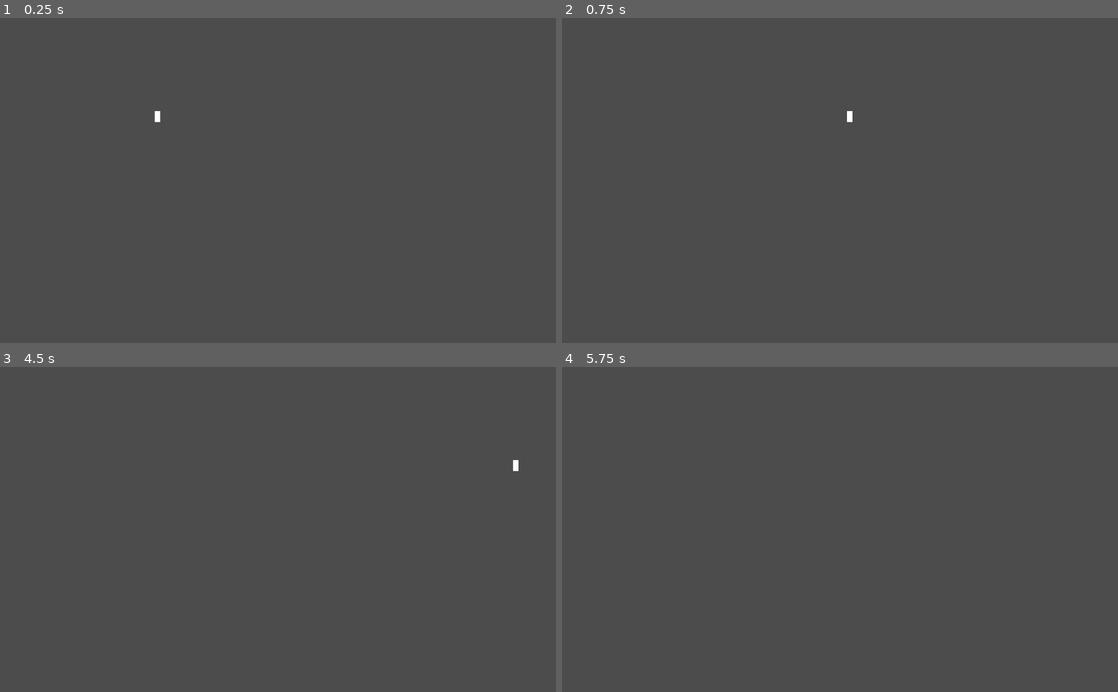
Above: before the commit, frames 1-4 (two rows, left to right).
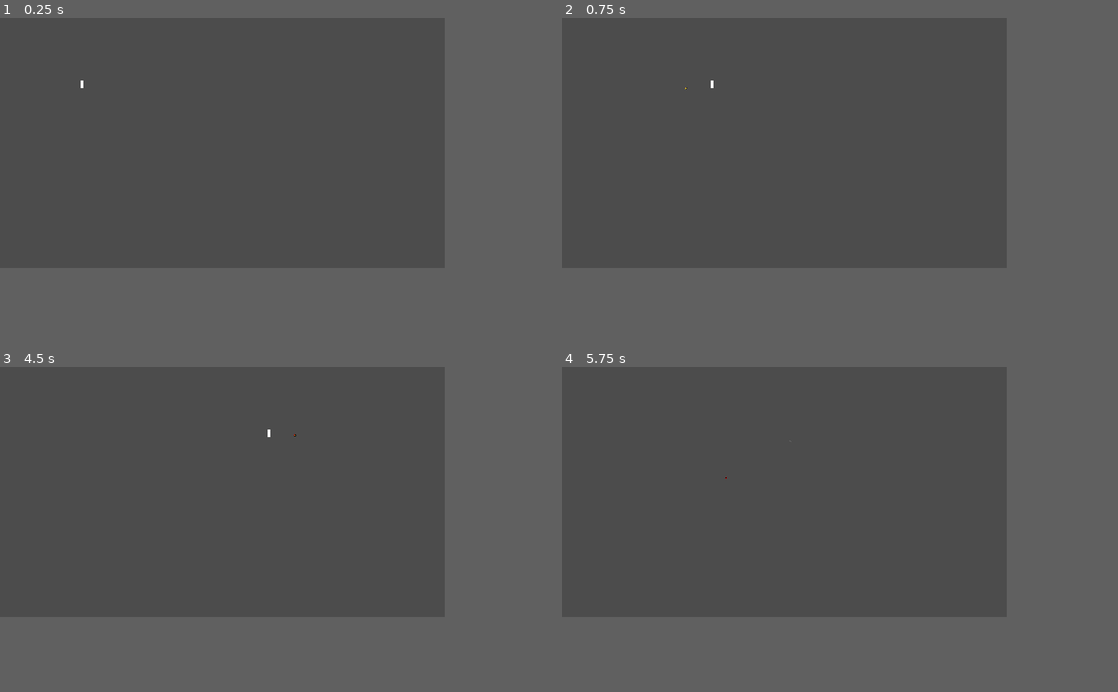
Above: after the commit, the same moments.

Repository: Gladys-Magni/Magni
Game: Godot game, scene res://Game.tscn
The game is run twice, just before and just after one commit, with the same random seed, the same clock (stepped at 60 frames per second) and the same inputs.
Inputs (mouse positions are in pixels of both pictures, inside the frame that each line leads up to):
- Up to frame 1 (0.25 s): no input
- Up to frame 2 (0.75 s): tap Enter at 0.5 s; move the mouse to (962, 164) at 0.52 s; hold D (right) from 0.53 s (still down); click (962, 164) at 0.6 s
- Up to frame 3 (4.5 s): move the mouse to (166, 545) at 1.27 s; release D (right) at 1.28 s; hold S (backward) 1.28-2.03 s; click (166, 545) at 1.35 s; tap Space at 2, 3.5 s; move the mouse to (333, 458) at 2.02 s; hold D (right) 2.03-2.78 s; click (333, 458) at 2.1 s; tap Enter at 2.75 s; move the mouse to (250, 594) at 2.77 s; hold W (forward) 2.78-3.53 s; click (250, 594) at 2.85 s; move the mouse to (444, 578) at 3.52 s; hold A (left) from 3.53 s (still down); click (444, 578) at 3.6 s; move the mouse to (111, 480) at 4.27 s; click (111, 480) at 4.35 s
- Up to frame 4 (5.75 s): move the mouse to (867, 529) at 5.02 s; release A (left) at 5.03 s; hold S (backward) from 5.03 s (still down); click (867, 529) at 5.1 s
In our replay, the window is 800x468 before the commit and 640x360 after it. These sizes can differ from the game's own. Grey fills any space a smaller window leaves; there, only what the larger window draws over its background counts as a difference.

The runs differ from the first frame. In frame 1, less than 0.1% of the frame differs, in the area x 14-29%, y 19-33%; in frame 2, less than 0.1%; in frame 3, less than 0.1%; in frame 4, less than 0.1%.

Commit message:
projectile

Diff:
--- /dev/null
+++ b/project/CannonBall.gd
@@ -0,0 +1,59 @@
+extends Node2D
+
+onready var explosion= $Explosion
+onready var spr = $Sprite
+# Declare member variables here. Examples:
+# var a = 2
+# var b = "text"
+var exploding=false
+var movement=Vector2()
+var startpos=Vector2()
+const SPEED = 50
+const distructiondistance=30
+func _length(var vec):
+	return sqrt(vec.x*vec.x+vec.y*vec.y)
+func _explode():
+	spr.hide()
+	exploding=true
+	explosion.play("explosion")
+# Called when the node enters the scene tree for the first time.
+func _ready():
+
+	pass # Replace with function body.
+
+
+# Called every frame. 'delta' is the elapsed time since the previous frame.
+func _physics_process(delta):
+	if(!exploding):
+		global_position+= movement
+		if(_length(self.global_position-startpos)>distructiondistance):
+			_explode()
+		#for body in get_overlapping_bodies():
+			#if(body!=player):
+				#explode()
+			#queue_free() #delete object
+
+	pass
+
+
+func _on_CannonBall_area_entered(area):
+	if(_length(self.global_position-startpos)>10):
+		_explode()
+
+	#pass # Replace with function body.
+
+
+func _on_VisibilityNotifier2D_screen_exited():
+	_explode()
+	pass # Replace with function body.
+
+
+func _on_CannonBall_body_entered(body):
+	if(_length(self.global_position-startpos)>10):
+		_explode()
+	#pass # Replace with function body.
+
+
+func _on_Explosion_animation_finished():
+	queue_free()
+	pass # Replace with function body.
--- a/project/Game.tscn
+++ b/project/Game.tscn
@@ -7,9 +7,8 @@
 
 [node name="Game" type="Node2D"]
 material = SubResource( 1 )
-
-[node name="Camera2D" type="Camera2D" parent="."]
-position = Vector2( 512, 302 )
+position = Vector2( 0, -1 )
+scale = Vector2( 0.101857, 0.136589 )
 
 [node name="Player" type="Node2D" parent="."]
 script = ExtResource( 2 )
@@ -18,8 +17,13 @@
 position = Vector2( 290, 182 )
 texture = ExtResource( 1 )
 
+[node name="Camera2D" type="Camera2D" parent="Player/Boat"]
+scale = Vector2( 0.1, 0.1 )
+zoom = Vector2( 0.5, 0.5 )
+
 [node name="EnemyCollection" type="Node2D" parent="."]
 
-[node name="ProjectileCollection" type="Node2D" parent="."]
+[node name="Level" type="Node2D" parent="."]
 
-[node name="Level" type="Node2D" parent="."]
+[node name="Projectiles" type="Node2D" parent="."]
+position = Vector2( 29.4531, 14.6425 )
--- a/project/Player.gd
+++ b/project/Player.gd
@@ -1,5 +1,6 @@
 extends Node2D
 
+onready var boat = $Boat
 
 # Declare member variables here. Examples:
 # var a = 2
@@ -7,7 +8,7 @@
 var speed = 20
 var velocity = Vector2()
 
-
+var cannon_ball= preload("res://projectile/CannonBall.tscn")
 
 
 # Called when the node enters the scene tree for the first time.
@@ -24,6 +25,16 @@
 		velocity.y += 1
 	if Input.is_action_pressed("forward"):
 		velocity.y -= 1
+	if Input.is_action_just_pressed("shoot"):
+		var cannonBall = cannon_ball.instance()
+		get_tree().current_scene.add_child(cannonBall)
+		cannonBall.global_position=boat.global_position
+		cannonBall.startpos=boat.global_position
+		var dir = boat.global_position.direction_to(get_global_mouse_position())
+		dir.normalized()
+		cannonBall.movement= dir
+
+
 	velocity = velocity.normalized() * speed
 
 
--- /dev/null
+++ b/project/ProjectileCollection.gd
@@ -0,0 +1,16 @@
+extends Node2D
+
+
+# Declare member variables here. Examples:
+# var a = 2
+# var b = "text"
+
+
+# Called when the node enters the scene tree for the first time.
+func _ready():
+	pass # Replace with function body.
+
+
+# Called every frame. 'delta' is the elapsed time since the previous frame.
+func _physics_process(delta):
+	pass
--- a/project/project.godot
+++ b/project/project.godot
@@ -13,6 +13,15 @@
 config/name="magni"
 run/main_scene="res://Game.tscn"
 config/icon="res://icon.png"
+
+[display]
+
+window/size/width=160
+window/size/height=90
+window/size/test_width=640
+window/size/test_height=240
+window/stretch/mode="2d"
+window/stretch/aspect="keep"
 
 [global]
 
@@ -65,6 +74,11 @@
 "events": [ Object(InputEventKey,"resource_local_to_scene":false,"resource_name":"","device":0,"alt":false,"shift":false,"control":false,"meta":false,"command":false,"pressed":false,"scancode":0,"physical_scancode":32,"unicode":0,"echo":false,"script":null)
  ]
 }
+shoot={
+"deadzone": 0.5,
+"events": [ Object(InputEventMouseButton,"resource_local_to_scene":false,"resource_name":"","device":0,"alt":false,"shift":false,"control":false,"meta":false,"command":false,"button_mask":0,"position":Vector2( 0, 0 ),"global_position":Vector2( 0, 0 ),"factor":1.0,"button_index":1,"pressed":false,"doubleclick":false,"script":null)
+ ]
+}
 
 [physics]
 
--- /dev/null
+++ b/project/projectile/CannonBall.tscn
@@ -0,0 +1,74 @@
+[gd_scene load_steps=12 format=2]
+
+[ext_resource path="res://CannonBall.gd" type="Script" id=1]
+[ext_resource path="res://projectile/Explosion.png" type="Texture" id=2]
+[ext_resource path="res://projectile/Canonball.png" type="Texture" id=3]
+
+[sub_resource type="RectangleShape2D" id=8]
+extents = Vector2( 30.3125, 27 )
+
+[sub_resource type="AtlasTexture" id=1]
+flags = 4
+atlas = ExtResource( 2 )
+region = Rect2( 0, 0, 143, 100 )
+
+[sub_resource type="AtlasTexture" id=2]
+flags = 4
+atlas = ExtResource( 2 )
+region = Rect2( 143, 0, 143, 100 )
+
+[sub_resource type="AtlasTexture" id=3]
+flags = 4
+atlas = ExtResource( 2 )
+region = Rect2( 286, 0, 143, 100 )
+
+[sub_resource type="AtlasTexture" id=4]
+flags = 4
+atlas = ExtResource( 2 )
+region = Rect2( 429, 0, 143, 100 )
+
+[sub_resource type="AtlasTexture" id=5]
+flags = 4
+atlas = ExtResource( 2 )
+region = Rect2( 572, 0, 143, 100 )
+
+[sub_resource type="AtlasTexture" id=6]
+flags = 4
+atlas = ExtResource( 2 )
+region = Rect2( 715, 0, 143, 100 )
+
+[sub_resource type="SpriteFrames" id=7]
+animations = [ {
+"frames": [ SubResource( 1 ), SubResource( 2 ), SubResource( 3 ), SubResource( 4 ), SubResource( 5 ), SubResource( 6 ) ],
+"loop": false,
+"name": "explosion",
+"speed": 5.0
+} ]
+
+[node name="CannonBall" type="Area2D" groups=["Projectile"]]
+scale = Vector2( 0.1, 0.1 )
+script = ExtResource( 1 )
+
+[node name="Sprite" type="Sprite" parent="."]
+position = Vector2( 0.499999, 0.249973 )
+scale = Vector2( 0.100625, 0.107188 )
+texture = ExtResource( 3 )
+
+[node name="CollisionShape2D" type="CollisionShape2D" parent="."]
+position = Vector2( 0.3125, 4 )
+shape = SubResource( 8 )
+
+[node name="VisibilityNotifier2D" type="VisibilityNotifier2D" parent="."]
+position = Vector2( 0, 4 )
+scale = Vector2( 6.0375, 4.5 )
+
+[node name="Explosion" type="AnimatedSprite" parent="."]
+position = Vector2( 0.499999, 0.249973 )
+scale = Vector2( 0.5, 0.5 )
+frames = SubResource( 7 )
+animation = "explosion"
+
+[connection signal="area_entered" from="." to="." method="_on_CannonBall_area_entered"]
+[connection signal="body_entered" from="." to="." method="_on_CannonBall_body_entered"]
+[connection signal="screen_exited" from="VisibilityNotifier2D" to="." method="_on_VisibilityNotifier2D_screen_exited"]
+[connection signal="animation_finished" from="Explosion" to="." method="_on_Explosion_animation_finished"]
--- /dev/null
+++ b/project/projectile/CannonCollision.gd
@@ -0,0 +1,16 @@
+extends CollisionShape2D
+
+
+# Declare member variables here. Examples:
+# var a = 2
+# var b = "text"
+
+
+# Called when the node enters the scene tree for the first time.
+func _ready():
+	pass # Replace with function body.
+
+
+# Called every frame. 'delta' is the elapsed time since the previous frame.
+func _physics_process(delta):
+	pass
Binary file added: project/Wellen.png
Not shown, added: project/Wellen.png.import
Binary file added: project/projectile/Canonball.png
Not shown, added: project/projectile/Canonball.png.import
Binary file added: project/projectile/Explosion.png
Not shown, added: project/projectile/Explosion.png.import
